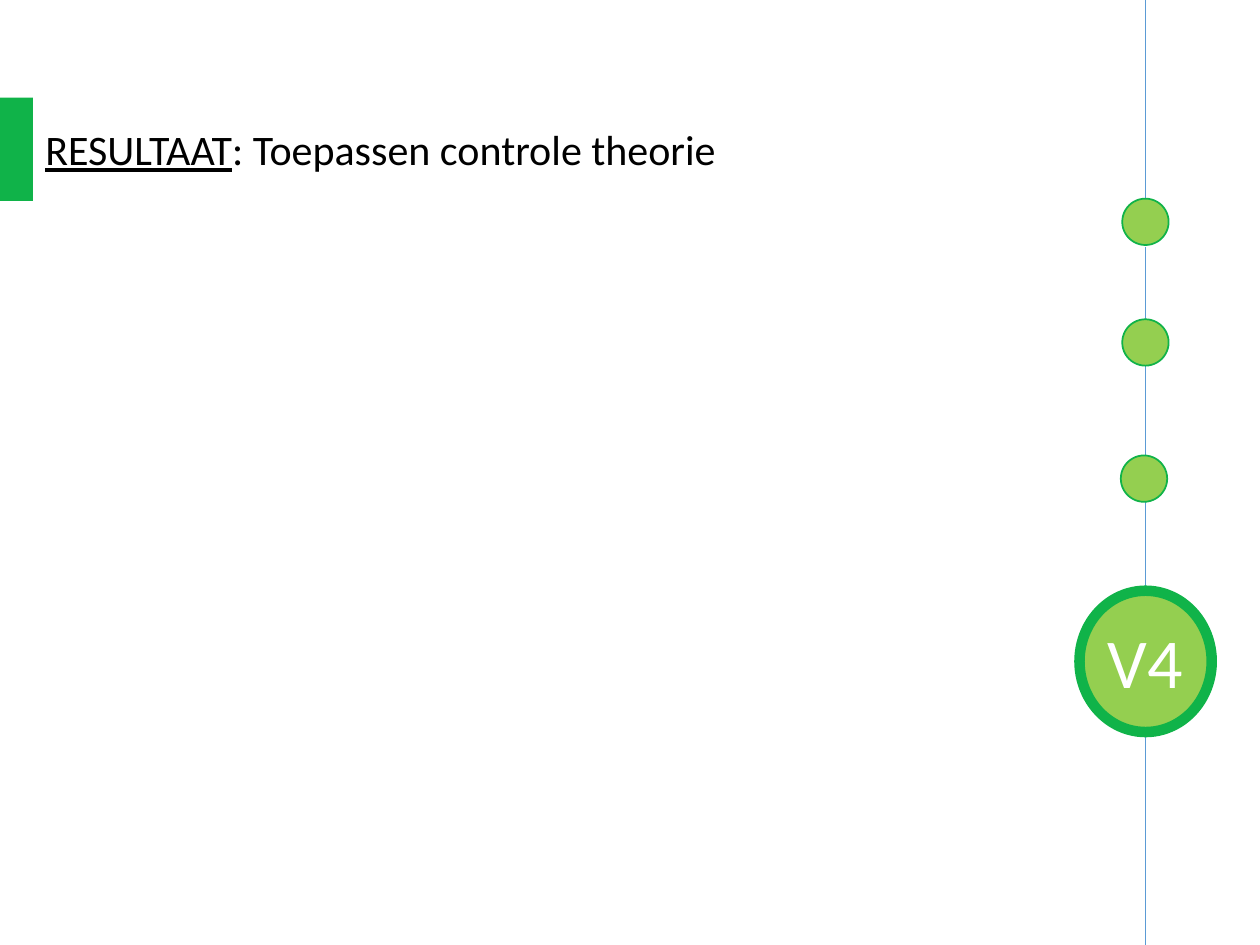
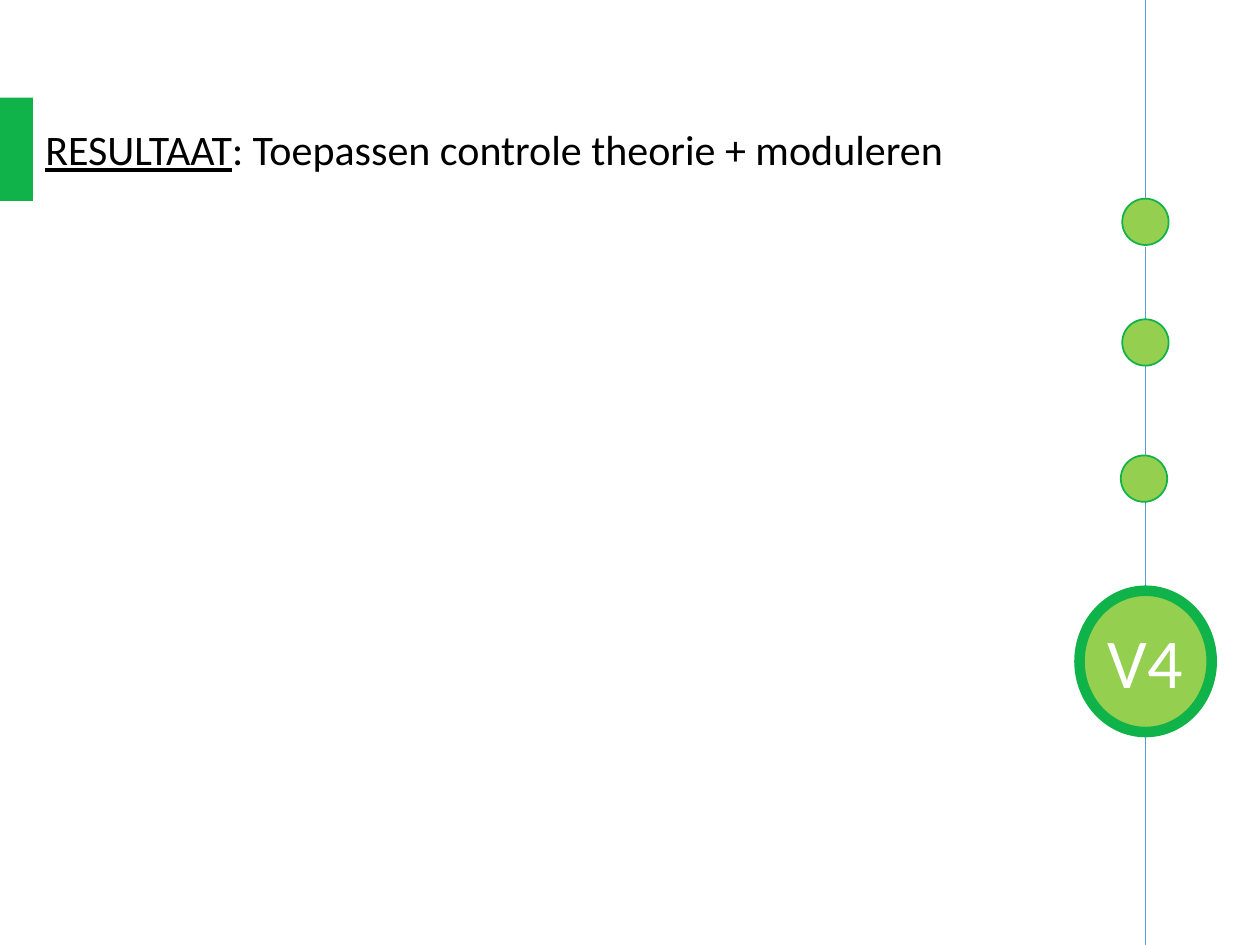
Before and after one commit to kimdebie/Heuristieken-Kaartkleuren, a slide deck: slide 22 of Presentaties/Final/TestDesign v01/8dec.pptx (slide 17 before the commit). Drawn at 1260x945 pixels with LibreOffice and Linux fonts; fonts in the diff are those of the drawing. Boxes give left, top, right and bottom in pixels: in the first picture for what was removed or moved away, otherwise in the second. Text is boxed around its words. In the diff, an @@ line names an element or a change of style, - is before the commit and + after.

```diff
--- a/Presentaties/Final/TestDesign v01/8dec.pptx
+++ b/Presentaties/Final/TestDesign v01/8dec.pptx
@@ text at bbox=[45, 135, 942, 172]: text changed @@
-RESULTAAT: Toepassen controle theorie
+RESULTAAT: Toepassen controle theorie + moduleren
```
Also in this commit, not shown: 4 other slides changed, 5 slides added.
